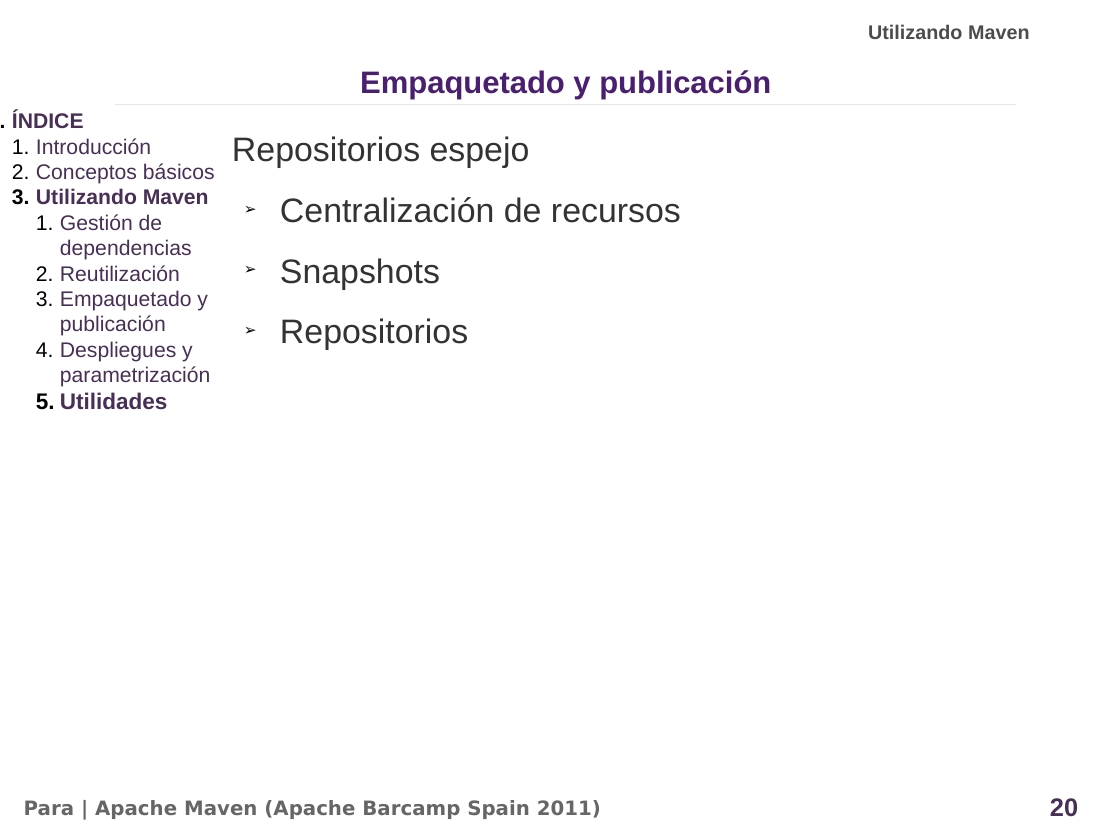
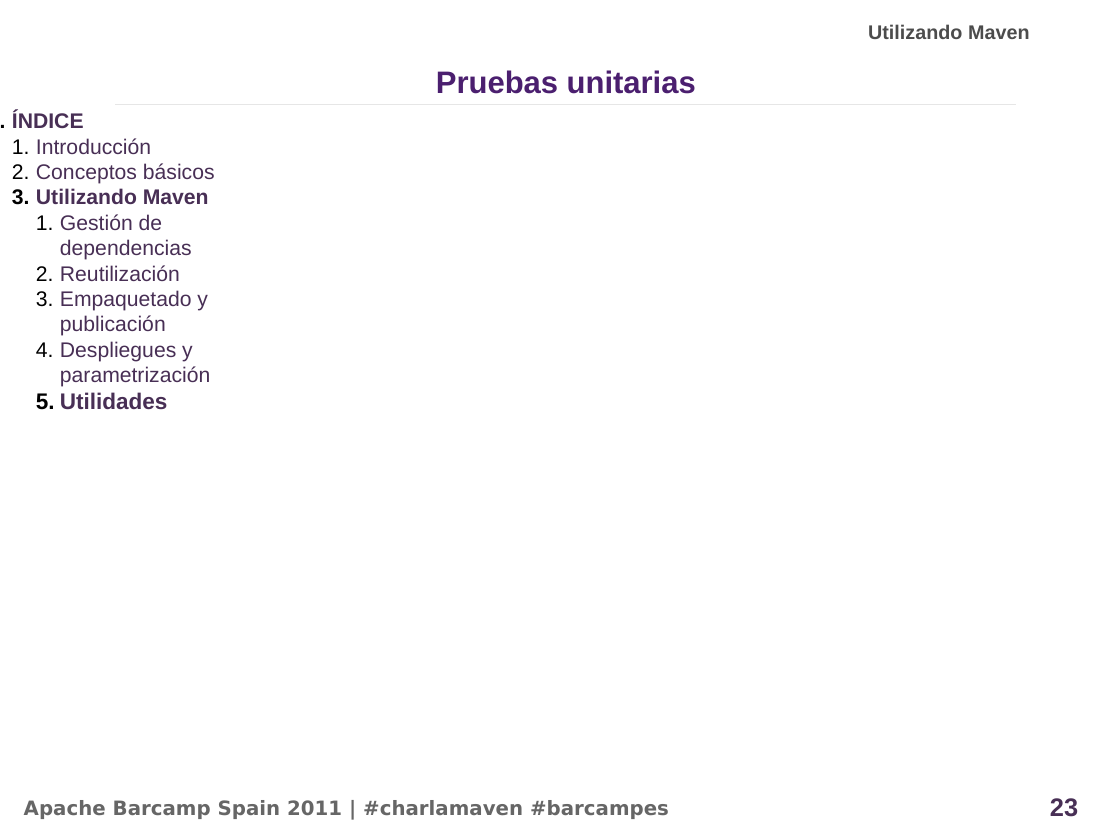
Before and after one commit to alediator/barcamp-maven, a slide deck: slide 23 of doc/slideshare_introduccion.odp (slide 20 before the commit). Drawn at 1120x840 pixels with LibreOffice and Linux fonts; fonts in the diff are those of the drawing; background and template pictures are left out. Boxes give left, top, right and bottom in pixels: in the first picture for what was removed or moved away, otherwise in the second. Text is boxed around its words. In the diff, an @@ line names an element or a change of style, - is before the commit and + after.

Commit message:
Presentacion de la charla basica a falta de utilidades

```diff
--- a/doc/slideshare_introduccion.odp
+++ b/doc/slideshare_introduccion.odp
@@ text at (436,70,696,94): text changed @@
-Empaquetado y publicación
+Pruebas unitarias
@@ text removed at (232,136,681,350) @@
-Repositorios espejo
-➢ Centralización de recursos
-➢ Snapshots
-➢ Repositorios
@@ text at (24,800,669,819): text changed @@
-Para | Apache Maven (Apache Barcamp Spain 2011)
+Apache Barcamp Spain 2011 | #charlamaven #barcampes
@@ page number at (1050,798,1078,817): text changed @@
-20
+23
```
Also in this commit, not shown: 20 other slides changed, 5 slides added.
